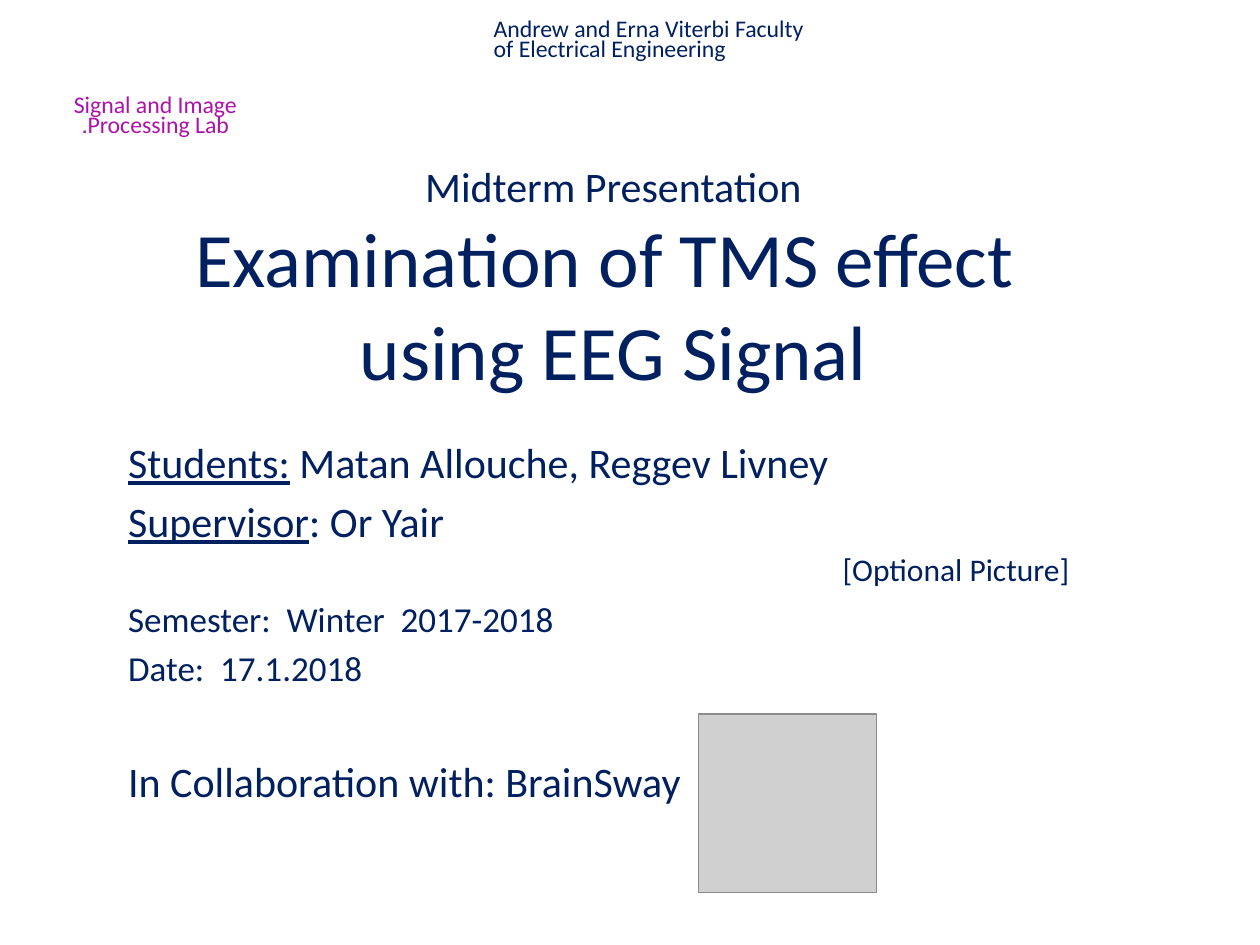
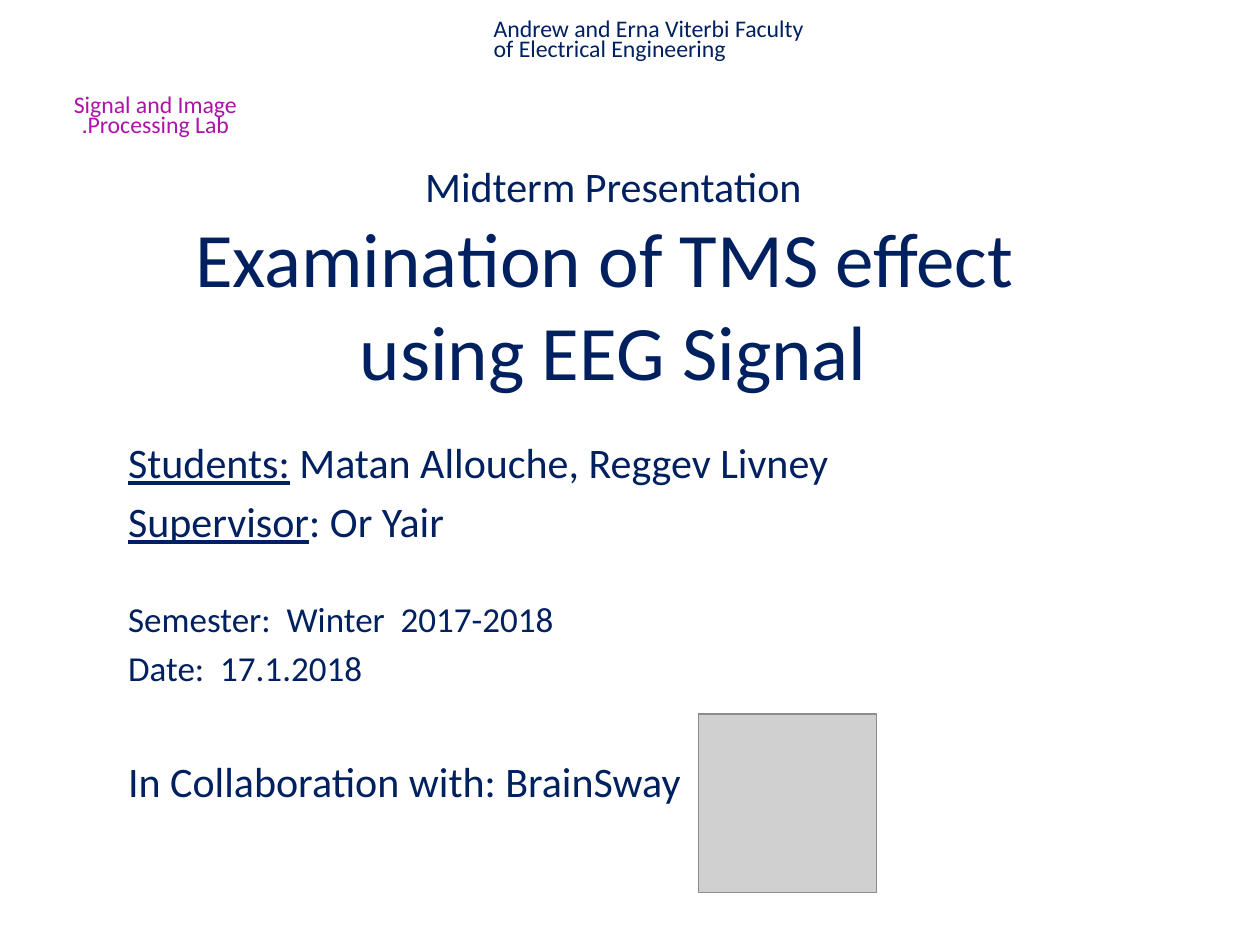
Before and after one commit to reggevlivney/BrainSway, a slide deck: slide 1 of Project_Midterm_Presentation.pptx. Drawn at 1260x945 pixels with LibreOffice and Linux fonts; fonts in the diff are those of the drawing; grey boxes stand for pictures; background and template pictures are left out. Boxes give left, top, right and bottom in pixels: in the first picture for what was removed or moved away, otherwise in the second. Text is boxed around its words. In the diff, an @@ line names an element or a change of style, - is before the commit and + after.

Commit message:
Few pictures and explanations in the presentation. Splitting the signals to the signals before and after the stimulation.

```diff
--- a/Project_Midterm_Presentation.pptx
+++ b/Project_Midterm_Presentation.pptx
@@ text removed at (x1=843, y1=558, x2=1070, y2=586) @@
-[Optional Picture]
```
Also in this commit, not shown: 1 other slide changed, 6 slides added, 2 slides removed, 2 other files.
